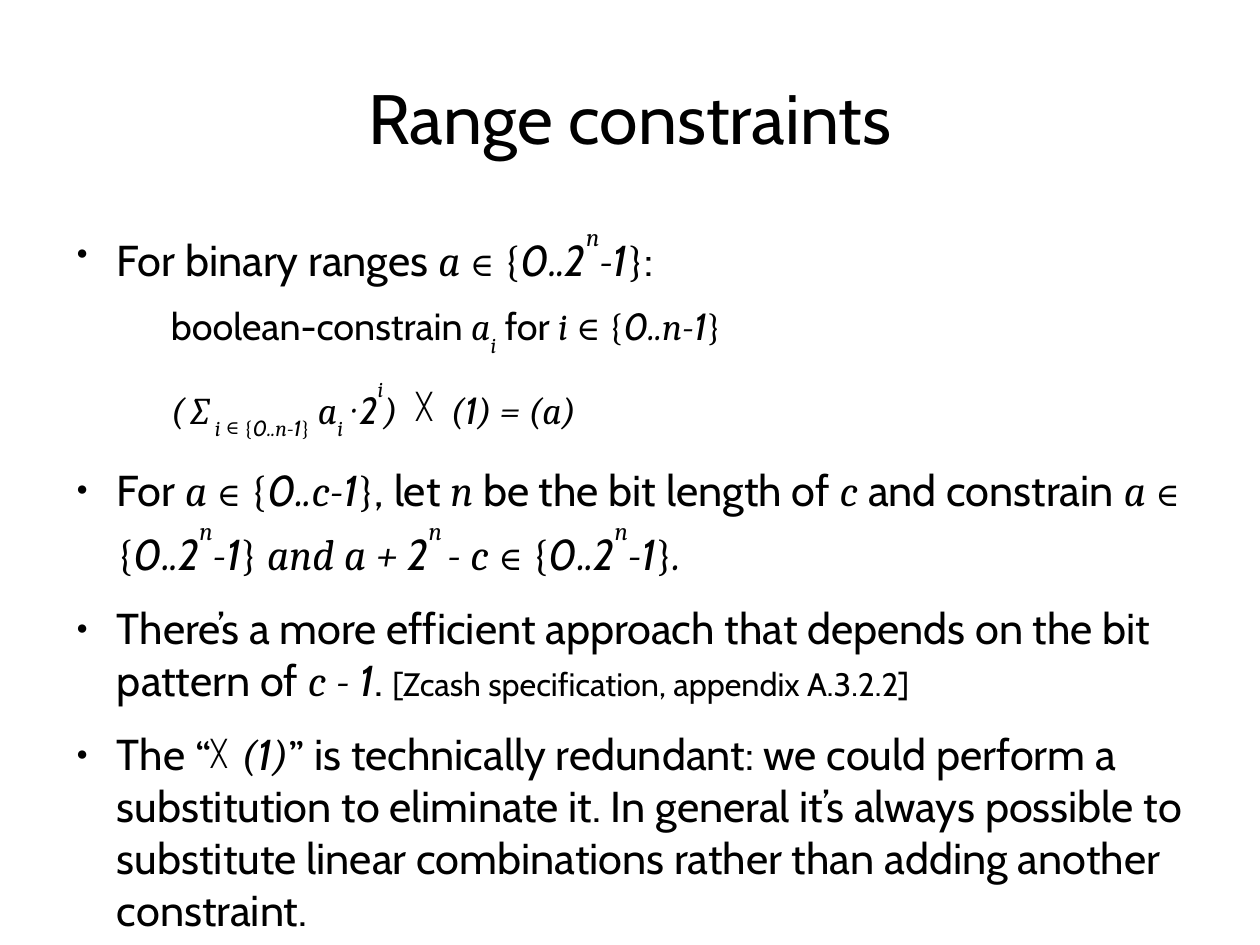
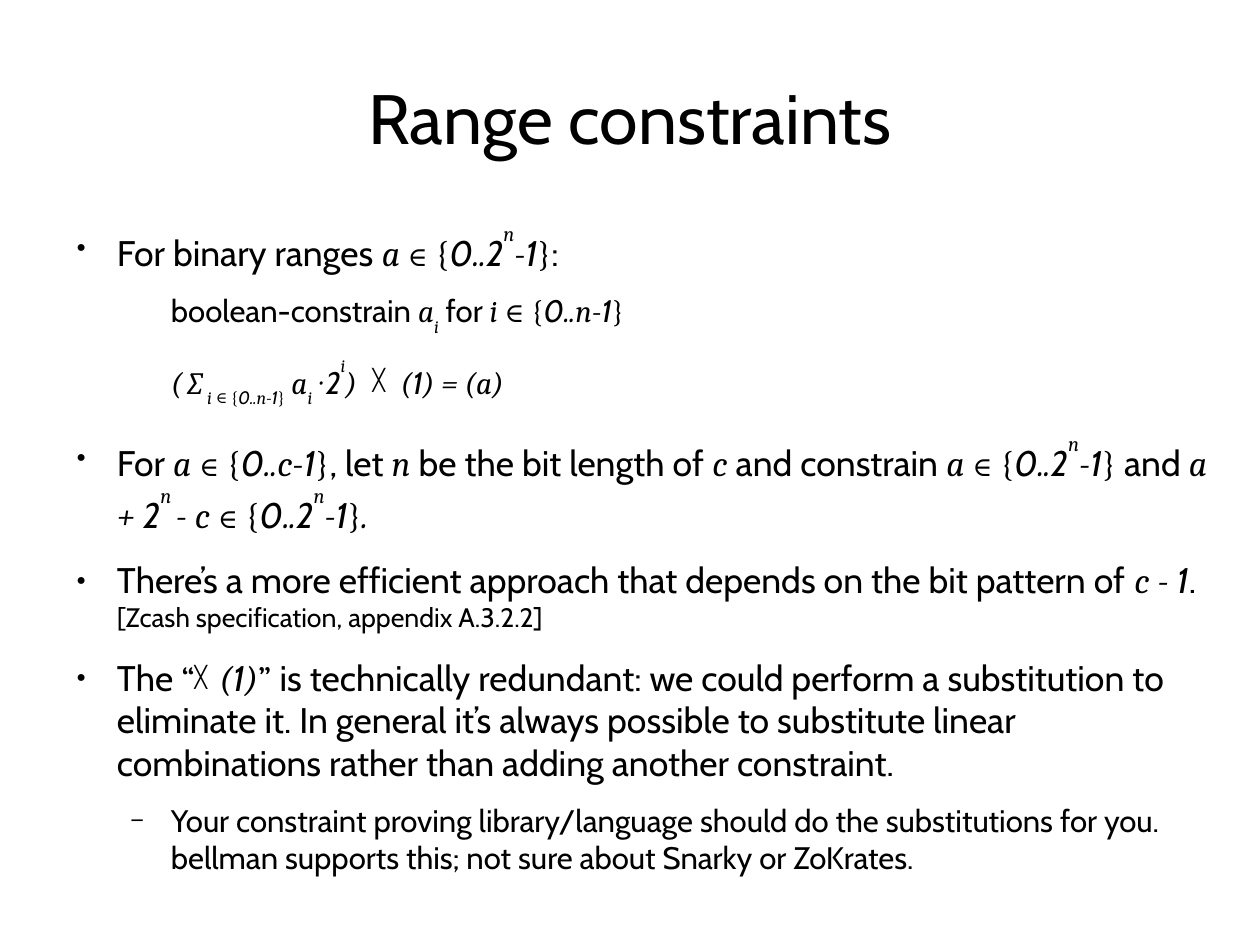
Before and after one commit to daira/zcon0, a slide deck: slide 19 of zkproofs.odp (slide 17 before the commit). Drawn at 1260x945 pixels with LibreOffice and Linux fonts; fonts in the diff are those of the drawing. Boxes give left, top, right and bottom in pixels: in the first picture for what was removed or moved away, otherwise in the second. Text is boxed around its words. In the diff, an @@ line names an element or a change of style, - is before the commit and + after.

```diff
--- a/zkproofs.odp
+++ b/zkproofs.odp
@@ text at (117, 239, 1207, 784): size 27.2 to 22.4 pt in "For binary ranges a {0..2n-1}:", "╳", "For a {0..c-1}, let n be the ...", "There’s a more efficient approach that depends ..." and 1 more places; size 20.4 to 16.8 pt in "∈", "∈", "∈", "∈ ∈ ∈" and 1 more places; size 23.8 to 19.6 pt in "boolean-constrain ai for i {0..n-1}", "( ∑ i {0..n-1} ai 2i) (1) ..."; size 22.1 to 18.2 pt in "·"; font Cambria to Cabin, italic off in "and" @@
@@ text at (171, 808, 1159, 877): paragraph added @@
+  − Your constraint proving library/language should do the substitutions for you. bellman supports this; not sure about Snarky or ZoKrates.
```
Also in this commit, not shown: 7 other slides changed, 6 slides added, 1 other file.
